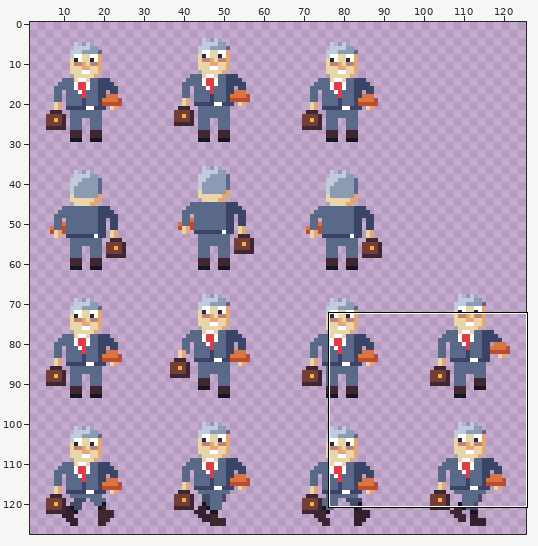
Pixel-art file: assets/textures/characters/sovittelija_32.aseprite. The picture above shows the old version from afar; the outline marks the close-up.
Close-up. As it was:
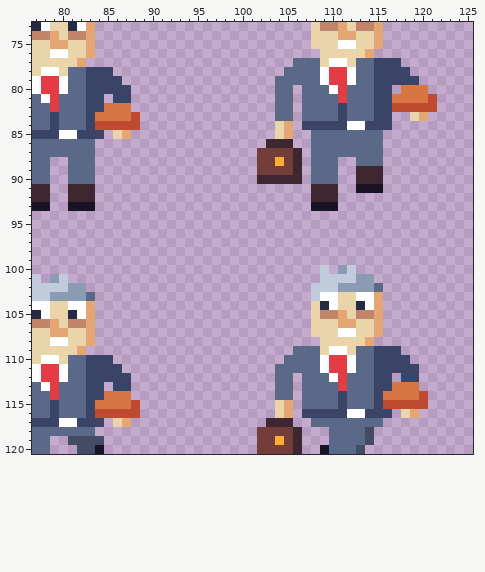
128x128 pixels, 1 frame. Shown: x 77..125, y 73..120. The wide view leaves out empty margins. The commit also changed other parts of the picture, which this record leaves out.
New version:
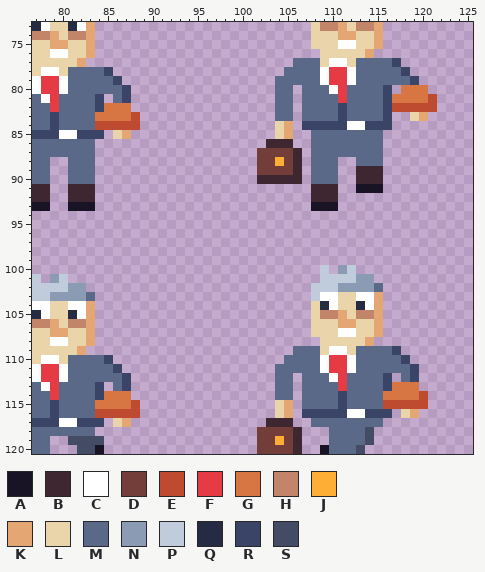
Palette (. is transparent): A #181425  B #3e2731  C #ffffff  D #733e39  E #be4a2f  F #e43b44  G #d77643  H #c28569  J #feae34  K #e4a672  L #ead4aa  M #5a6988  N #8b9bb4  P #c0cbdc  Q #262b44  R #3a4466  S #434b65
Changes in this commit:
Colour M replaces colour R in row 77 at x 115 to 116; in row 78 at x 83 to 84 and 115 to 117; in row 79 at x 83 to 85 and 115 to 118; in row 80 at x 83 to 86 and 115; in row 81 at x 83, 86 and 115; in rows 82 to 83 at x 83 and 115.
Colour M replaces colour R in row 84 at x 83; in row 109 at x 115 to 116; in row 110 at x 83 to 84 and 115 to 117; in row 111 at x 83 to 85 and 115 to 118; in row 112 at x 83 to 86, 115 and 118; in row 113 at x 83, 86 and 115.
Colour M replaces colour R in rows 114 to 115 at x 83 and 115; in row 116 at x 83.
Pixel boxes of the changes (left, top, right, bottom) in both close-ups:
changed: (374, 58, 410, 121)
changed: (86, 67, 122, 130)
changed: (374, 346, 410, 409)
changed: (86, 355, 122, 418)
